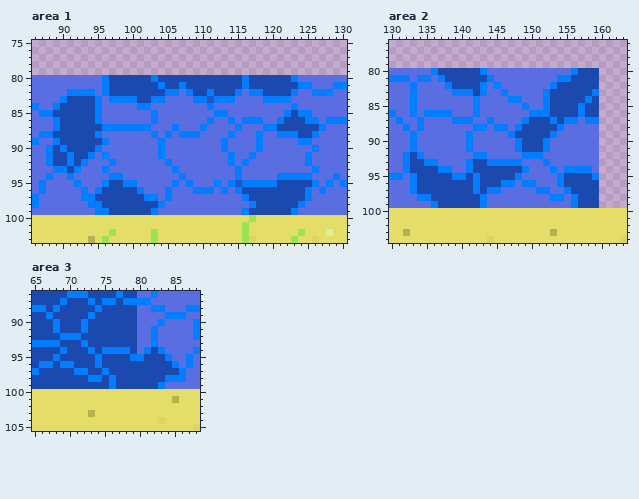
Pixel-art file, stored at src/shared/resources/tiles/TextureAtlas20x20.aseprite. The first picture shows the starting point.
400x1000 pixels, 1 frame. Colours within 5 levels of each other are drawn and written as one. Shown: area 1: x 86..130, y 75..103; area 2: x 130..163, y 76..104; area 3: x 65..88, y 86..105. The commit also changed other parts of the picture, which this record leaves out.
New version:
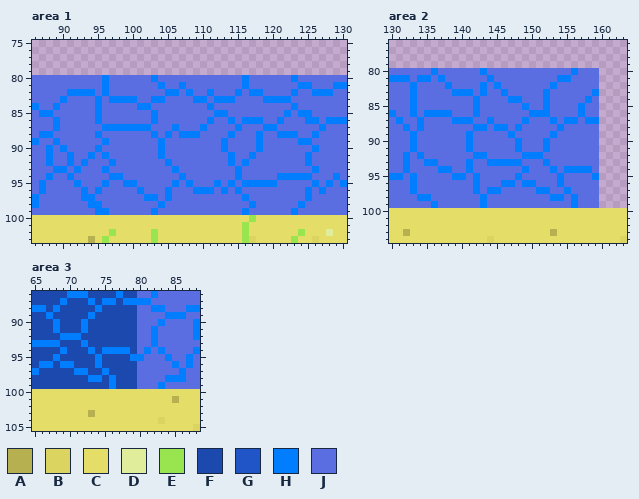
Palette (. is transparent): A #b6b050  B #dbd460  C #e4dd68  D #e0ed9a  E #99e550  F #1b49ad  G #2055c8  H #007eff  J #5b6ee1
Changes in this commit:
Changed rows in their new state; - is an unchanged pixel.
Area 1:
first column x 89:
 80 --------JJJJJJ-JJJJJJJJJJJJ-JJJJJJ----
 81 --------JJJJJJJ-JJ-JJJJJJJJ-JJJJJJJ---
 82 --------JJJJJJJJ----JJ-JJJ----JJJJ----
 83 --JJJJ------JJ--------J---------------
 84 -JJJJJ--------------------------------
 85 JJJJJJ----------------------------J---
 86 -JJJJJ---------------------------JJJ--
 87 -JJJJJJ-------------------------JJJJJJ
 88 JJJJJJ-----------------------------JJ-
 89 -JJJJJJ-------------------------------
 90 J-JJJJ--------------------------------
 91 JJ-JJ---------------------------------
 92 JJ-J----------------------------------
 93 --J-----------------------------------
 95 --------JJ----------------J-----JJJJJ-
 96 -------JJJJJ---------------JJJJJJJJJ--
 97 ------JJJJJJJ---------------JJJJJJJJ--
 98 -------JJJJJJJJ--------------JJJJJJ---
 99 --------JJJJJJ--------------JJJJJJ----
Area 2:
first column x 133:
 80 ----JJJJJJ--------------JJJ
 81 -----JJJJJJ------------JJJJ
 82 ------JJJJ-----------JJJJJJ
 83 ---------J----------JJJJJJ-
 84 --------------------JJJJJ-J
 85 --------------------JJJJ-JJ
 86 --------------------JJJJ-JJ
 87 -----------------JJJ-J-----
 88 ----------------JJJJJ------
 89 ---------------JJJJJ-------
 90 ----------------JJJ--------
 91 ----------------JJJ--------
 92 J--------------------------
 93 JJ-------JJ----------------
 94 JJJJ-----JJJJJJJ-----------
 95 -JJJJJ--J-JJJJJ-------JJJJ-
 96 -JJJJJJJJ-JJJ---------JJJJJ
 97 -JJJJJJJJ-J------------JJJJ
 98 ---JJJJJJJ--------------JJJ
 99 ----JJJJJJ--------------JJJ
Area 3:
first column x 80:
 94 --J---
 95 -JJJ--
 96 JJJJJ-
 97 JJJJJJ
 98 JJJJ--
 99 JJJ---
Changed places in both pictures, as pixel boxes (x1, y1, x2, y2):
changed: (53, 75, 319, 215)
changed: (410, 68, 599, 208)
changed: (137, 347, 179, 389)
